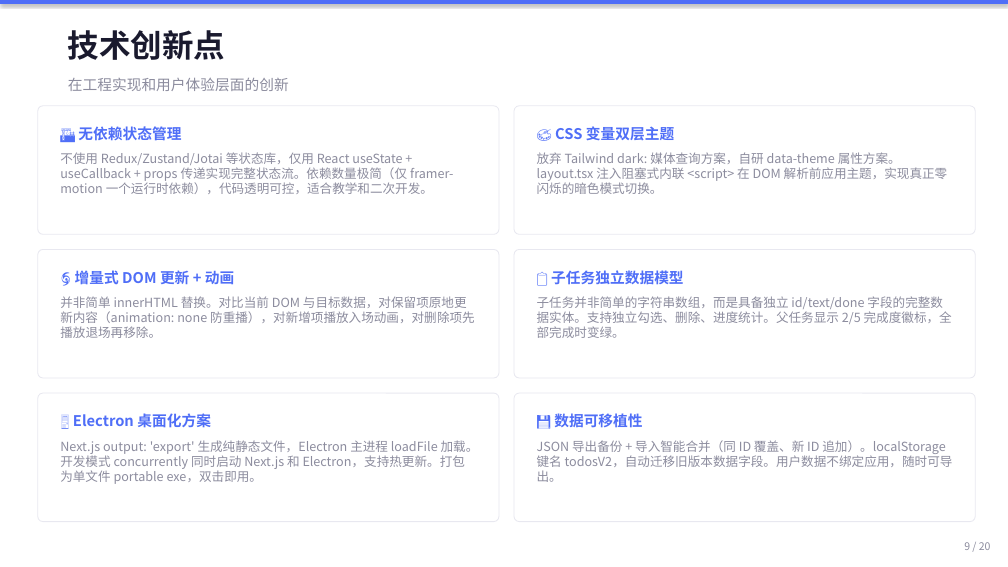
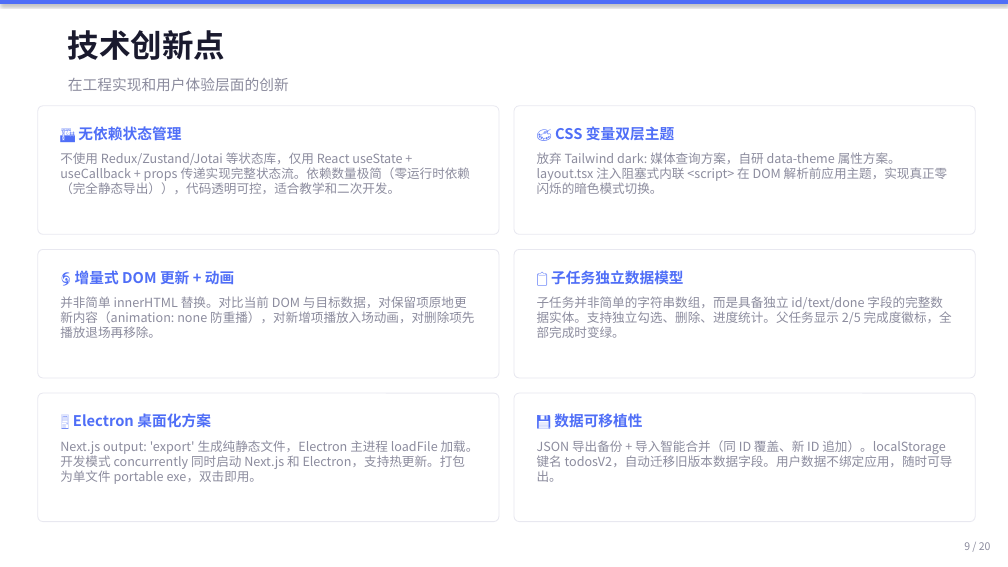
Before and after one commit to jackaaron01/ds_todo, a slide deck: slide 9 of ds_todo_presentation.pptx. Drawn at 1008x567 pixels with LibreOffice and Linux fonts; fonts in the diff are those of the drawing. Boxes give left, top, right and bottom in pixels: in the first picture for what was removed or moved away, otherwise in the second. Text is boxed around its words. In the diff, an @@ line names an element or a change of style, - is before the commit and + after.

```diff
--- a/ds_todo_presentation.pptx
+++ b/ds_todo_presentation.pptx
@@ text at (60,152,470,194): text changed @@
-不使用 Redux/Zustand/Jotai 等状态库，仅用 React useState + useCallback + props 传递实现完整状态流。依赖数量极简（仅 framer-motion 一个运行时依赖），代码透明可控，适合教学和二次开发。
+不使用 Redux/Zustand/Jotai 等状态库，仅用 React useState + useCallback + props 传递实现完整状态流。依赖数量极简（零运行时依赖（完全静态导出）），代码透明可控，适合教学和二次开发。
```
Also in this commit, not shown: 8 other slides changed, 18 other files.
